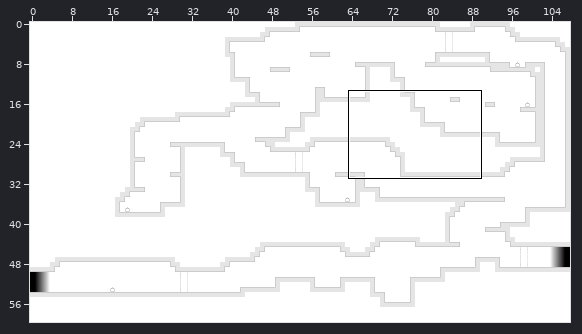
A Tiled map gets an edit: KoboldKit/Super_Stick_Spy/Resources/Demo/DemoStage001.tmx. Above, an overview of the earlier version with the close-up marked.
Close-up. The starting point:
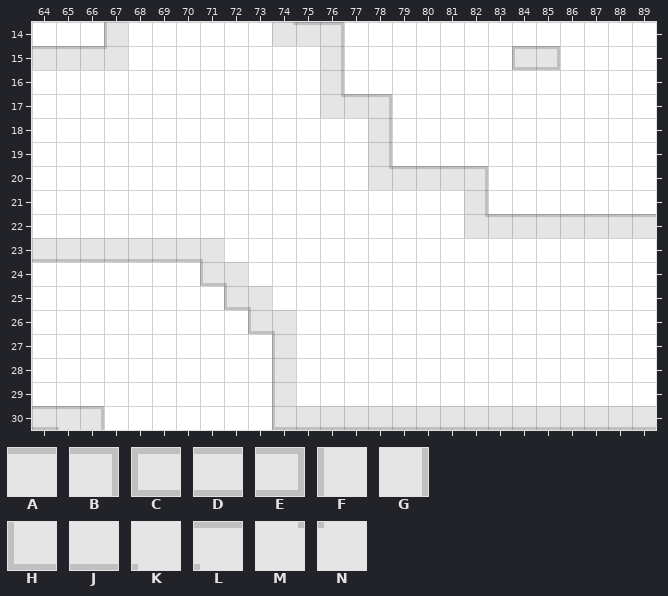
Cells are 16x16 px. Shown: x 64..89, y 14..30. The commit also changed other parts of the map, which this record leaves out. Tiles whose own drawing changed are shown in their newer look in all pictures.
Key: from "Tileset_Geometry_16x16_256": A 1, B 2, C 4, D 5, E 6, F 15, G 17, H 30, J 31, K 46, L 48, M 60, N 61.
_ is an empty cell.
Layers that did not change in this view are not listed.
Layer "mainlayer" before, first column x 64:
14 ___F______MAB_____________
15 AAAN________G_______CE____
16 ____________G_____________
17 ____________MAB___________
18 ______________G___________
19 ______________G___________
20 ______________MAAAB_______
21 __________________G_______
22 __________________MAAAAAAA
23 JJJJJJJK__________________
24 _______HK_________________
25 ________HK________________
26 _________HK_______________
27 __________F_______________
28 __________F_______________
29 __________F_______________
30 DLB_______HJJJJJJJJJJJJJJJ
The same view after the edit:
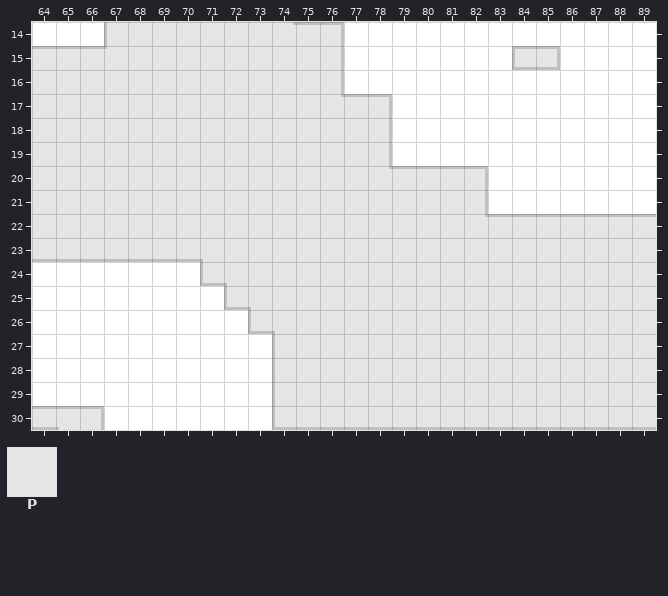
Further tiles: from "Tileset_Geometry_16x16_256": P 16.
Changes in this commit:
Layer "mainlayer":
Tile P now appears in row 14 at x 68 to 73; in row 15 at x 68 to 75; in rows 16 to 17 at x 64 to 75; in rows 18 to 20 at x 64 to 77; in rows 21 to 22 at x 64 to 81; in row 23 at x 72 to 89.
Tile P now appears in row 24 at x 73 to 89; in row 25 at x 74 to 89; in rows 26 to 29 at x 75 to 89.
Boxes around the changes in both close-ups, in picture pixels (x1, y1, x2, y2):
added: (32, 22, 656, 406)
